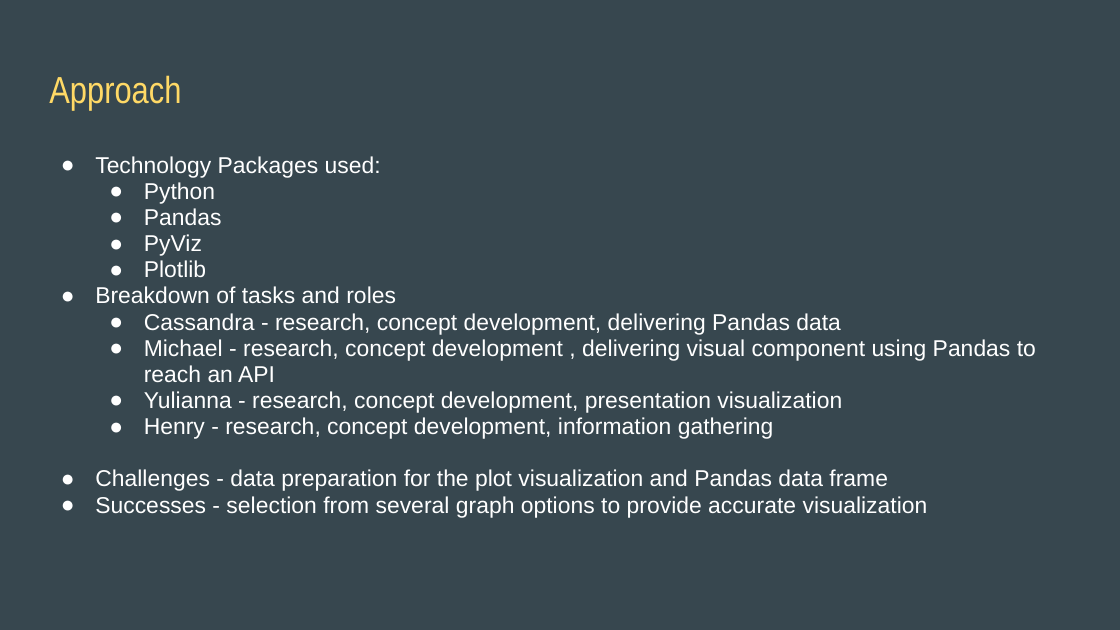
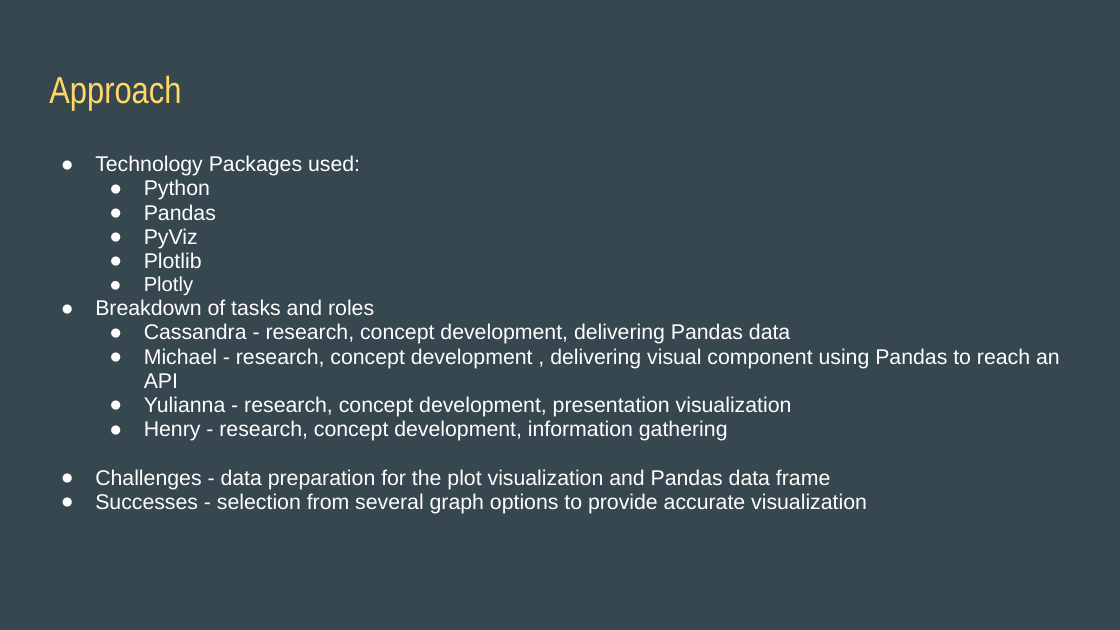
Before and after one commit to zeta1178/FinTech-Project1, a slide deck: slide 5 of FinTech_Project_1_Presentation.pptx. Drawn at 1120x630 pixels with LibreOffice and Linux fonts; fonts in the diff are those of the drawing. Boxes give left, top, right and bottom in pixels: in the first picture for what was removed or moved away, otherwise in the second. Text is boxed around its words. In the diff, an @@ line names an element or a change of style, - is before the commit and + after.

Commit message:
Add files via upload
update 8/3/22

```diff
--- a/FinTech_Project_1_Presentation.pptx
+++ b/FinTech_Project_1_Presentation.pptx
@@ text at [95,155,1060,514]: size 14.8 to 13.7 pt @@
@@ text at [144,276,193,295]: paragraph added @@
+  ● Plotly
```
